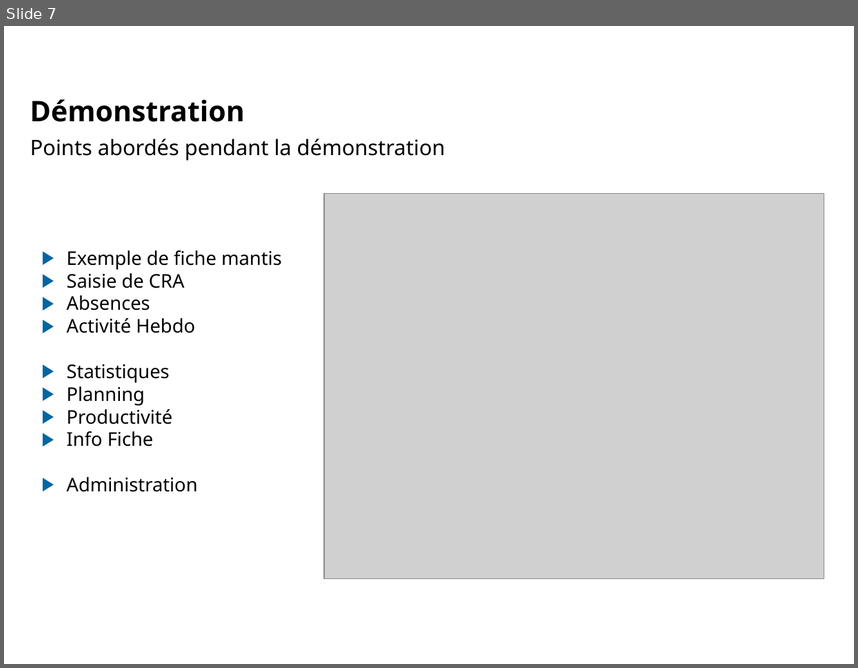
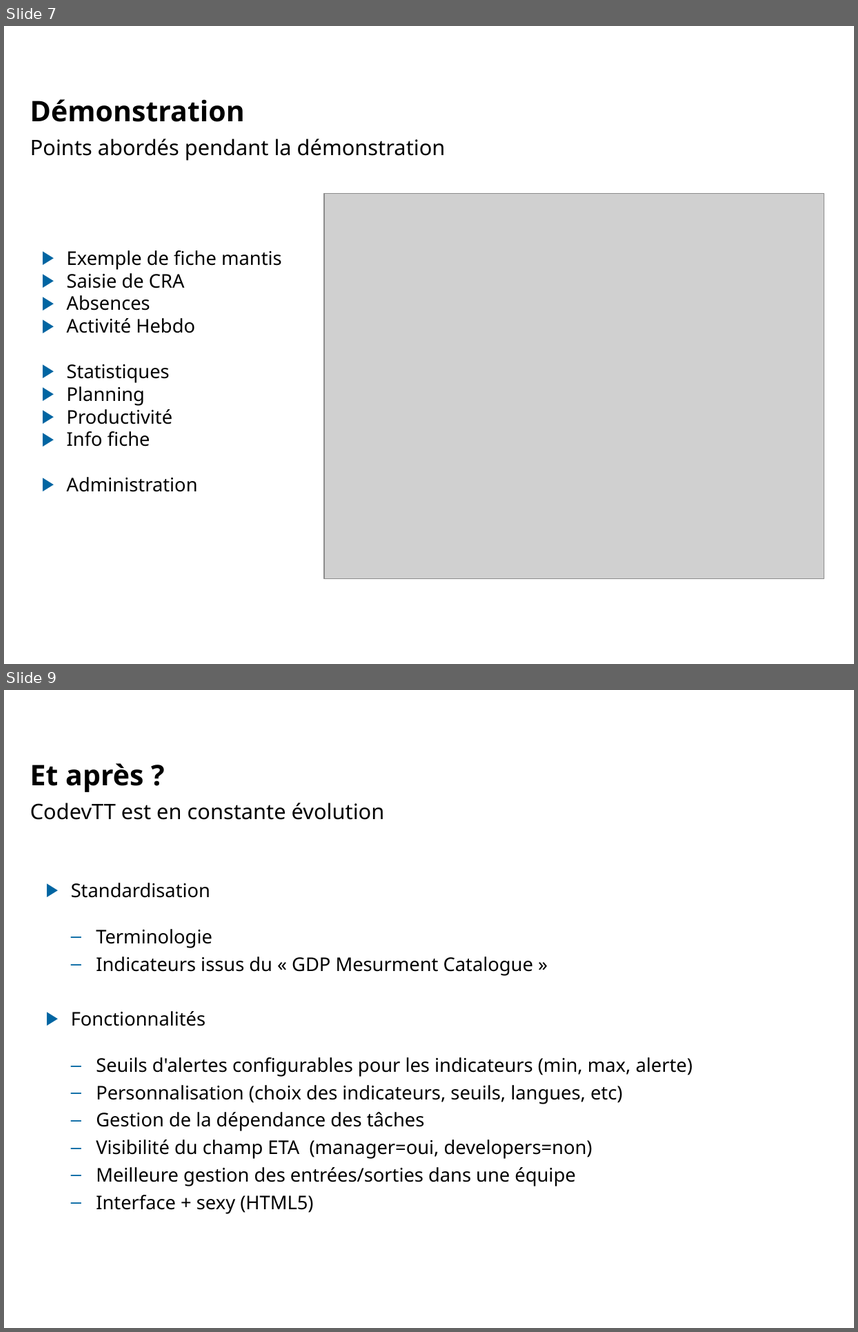
Before and after one commit to lbayle/codev, a slide deck: doc/Presentation/CoDev Timetracking.odp. Shown one above the other, each under a label of ours: slide 7 before the commit, slides 7 and 9 after it; the slides between them are not shown. The pictures are 858x668 and 858x1332 pixels, drawn with LibreOffice and Linux fonts; fonts in the diff are those of the drawing; grey boxes stand for pictures; background and template pictures are left out. Boxes give left, top, right and bottom in pixels: in the first picture for what was removed or moved away, otherwise in the second. Text is boxed around its words. In the diff, an @@ line names an element or a change of style, - is before the commit and + after.

```diff
--- a/doc/Presentation/CoDev Timetracking.odp
+++ b/doc/Presentation/CoDev Timetracking.odp
@@ slide 9 added at (x1=4, y1=690, x2=854, y2=1328), background picture (left out) @@
@@ title added at (x1=30, y1=763, x2=143, y2=792), 24 pt, text #000000, bold @@
+Et après ?
@@ text added at (x1=30, y1=802, x2=385, y2=820), 18 pt, text #000000 @@
+CodevTT est en constante évolution
@@ text added at (x1=71, y1=883, x2=693, y2=1214), 16 pt, text #000000 @@
+▶ Standardisation
+  – Terminologie
+  – Indicateurs issus du « GDP Mesurment Catalogue »
+▶ Fonctionnalités
+  – Seuils d'alertes configurables pour les indicateurs (min, max, alerte)
+  – Personnalisation (choix des indicateurs, seuils, langues, etc)
+  – Gestion de la dépendance des tâches
+  – Visibilité du champ ETA (manager=oui, developers=non)
+  – Meilleure gestion des entrées/sorties dans une équipe
+  – Interface + sexy (HTML5)
@@ page number added at (x1=22, y1=1268, x2=81, y2=1301), 10 pt, text #FFFFFF @@
+9
@@ slide 7 changed as well @@
@@ text at (x1=67, y1=431, x2=150, y2=446): text changed @@
-▶ Info Fiche
+▶ Info fiche
```
Also in this commit, not shown: 7 other slides changed, 1 other slide added, 1 other file.
